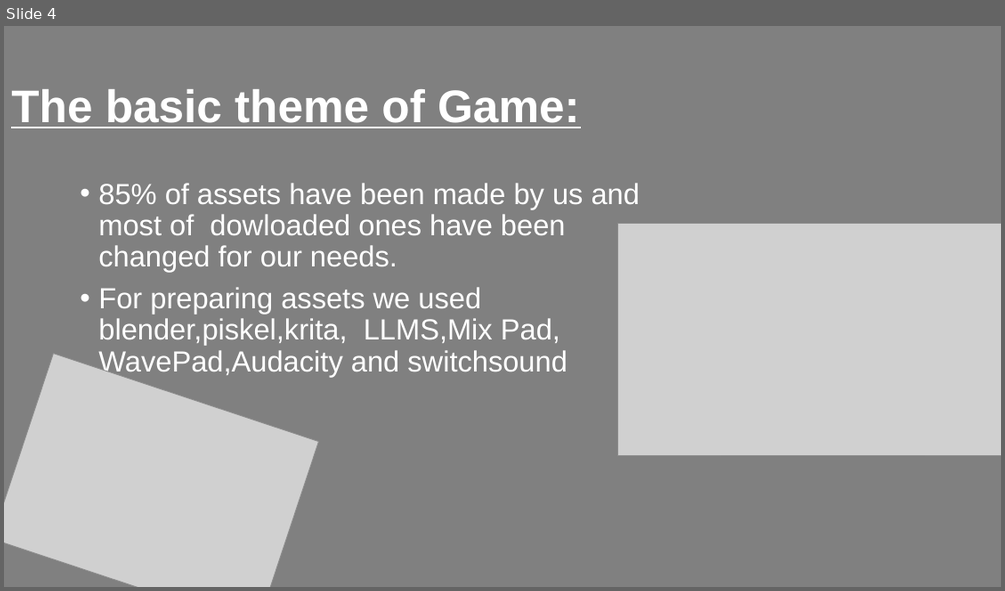
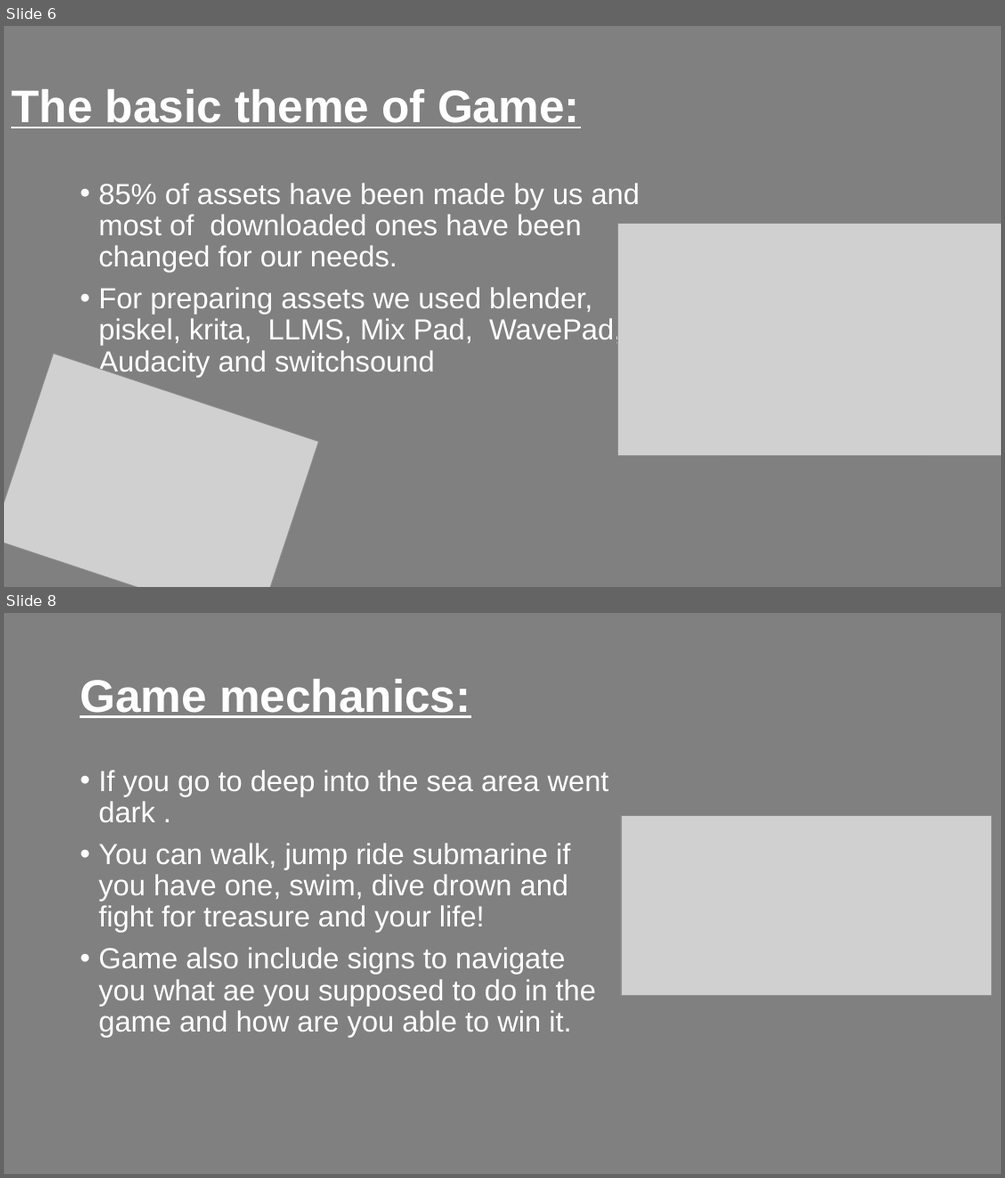
Before and after one commit to patoooplech/presovcata, a slide deck: beneathadventure.pptx. Shown one above the other, each under a label of ours: slide 4 before the commit, slides 6 and 8 after it; the slides between them are not shown. The pictures are 1005x591 and 1005x1178 pixels, drawn with LibreOffice and Linux fonts; fonts in the diff are those of the drawing; grey boxes stand for pictures; background and template pictures are left out; a plain dark background stands for a picture behind light text. Boxes give left, top, right and bottom in pixels: in the first picture for what was removed or moved away, otherwise in the second. Text is boxed around its words. In the diff, an @@ line names an element or a change of style, - is before the commit and + after.

```diff
--- a/beneathadventure.pptx
+++ b/beneathadventure.pptx
@@ slide 8 added at (x1=4, y1=613, x2=1001, y2=1174), background picture (left out) @@
@@ rectangle added at (x1=4, y1=613, x2=1001, y2=1174), fill #808080 @@
@@ title added at (x1=80, y1=679, x2=470, y2=718), 44 pt, text #FFFFFF, bold, underline @@
+Game mechanics:
@@ text added at (x1=98, y1=770, x2=609, y2=1037), 28 pt, text #FFFFFF @@
+• If you go to deep into the sea area went dark .
+• You can walk, jump ride submarine if you have one, swim, dive drown and fight for treasure and your life!
+• Game also include signs to navigate you what ae you supposed to do in the game and how are you able to win it.
@@ picture added at (x1=621, y1=815, x2=991, y2=995) @@
@@ what was slide 4 is now slide 6 @@
@@ slide 6 changed as well @@
@@ background #FFFFFF to picture (left out) @@
@@ text at (x1=98, y1=183, x2=639, y2=377): text changed @@
-• 85% of assets have been made by us and most of dowloaded ones have been changed for our needs.
-• For preparing assets we used blender,piskel,krita, LLMS,Mix Pad, WavePad,Audacity and switchsound
+• 85% of assets have been made by us and most of downloaded ones have been changed for our needs.
+• For preparing assets we used blender, piskel, krita, LLMS, Mix Pad, WavePad, Audacity and switchsound
```
Also in this commit, not shown: 4 other slides changed, 4 other slides added, 4 slides removed, 1 other file.
